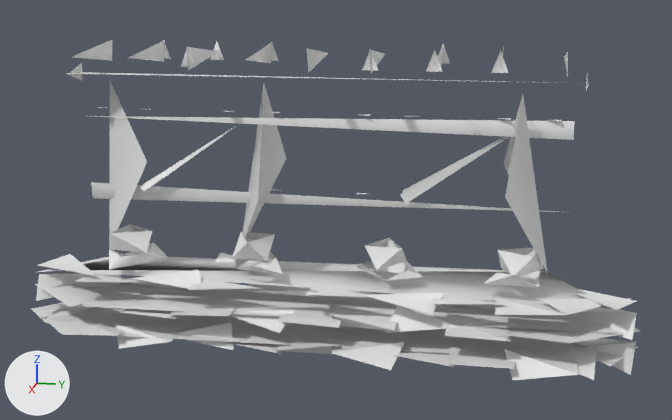
The glTF model game/assets/props/SM_BridgePier.glb as it was, and as the next commit left it.
Both versions are drawn from a camera (50 mm lens) standing at (17.57, 3.86, 7.22) and looking at (-0.04, 0.34, 2.82). The axes (+X, +Y, +Z) are drawn at lower left. The lights are the same throughout. The first picture is the older version. Vertices at exactly the same position are counted once.

In view in the first picture: 'SM_BridgePier'.
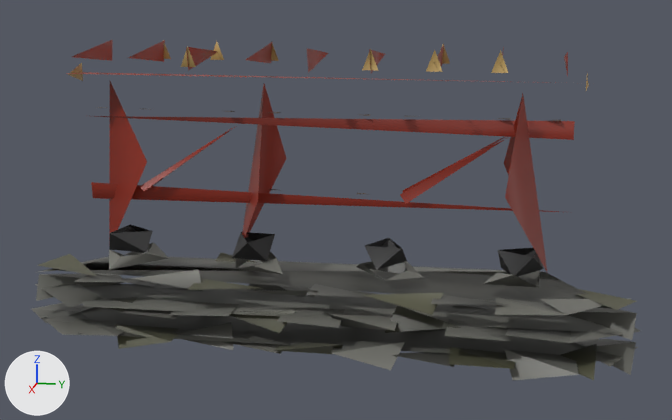
Where the change shows, as pixel boxes [x1, y1, x2, y2] in the pictures (672 x 420 px):
'SM_BridgePier', recoloured (darker)
    both: [31, 39, 640, 380]

Edits to the bpy script that builds the scene:
```text
Change mat_x_prop:
    add n2 = _N.new('ShaderNodeMix'); n2.name = 'Mix'
    add n2.data_type = 'RGBA'
    add n2.blend_type = 'MULTIPLY'
    add n2.inputs[0].default_value = 1.0  # 'Factor'
    add n2.inputs[7].default_value = (0.8, 0.8, 0.8, 1.0)  # 'B', white #e7e7e7
    add n3 = _N.new('ShaderNodeVertexColor'); n3.name = 'Color Attribute'
    where n0 = _N.new('ShaderNodeBsdfPrincipled'); n0.name = 'Principled BSDF'
    add _L.new(n2.outputs[2], n0.inputs[0])  # 'Result' to 'Base Color'
    add _L.new(n3.outputs[0], n2.inputs[6])  # 'Color' to 'A'
Change me_sm_bridgepier_001:
    where me_sm_bridgepier_001.from_pydata(...)  # 416 vertices, 271 faces; spans x -1.28..1.26, y -6.42..6.31, z -0.06..6.05
    used by ob_sm_bridgepier; location = (0.0, 0.0, 0.0)
    me_sm_bridgepier_001 part 1: vertex colours changed
```
